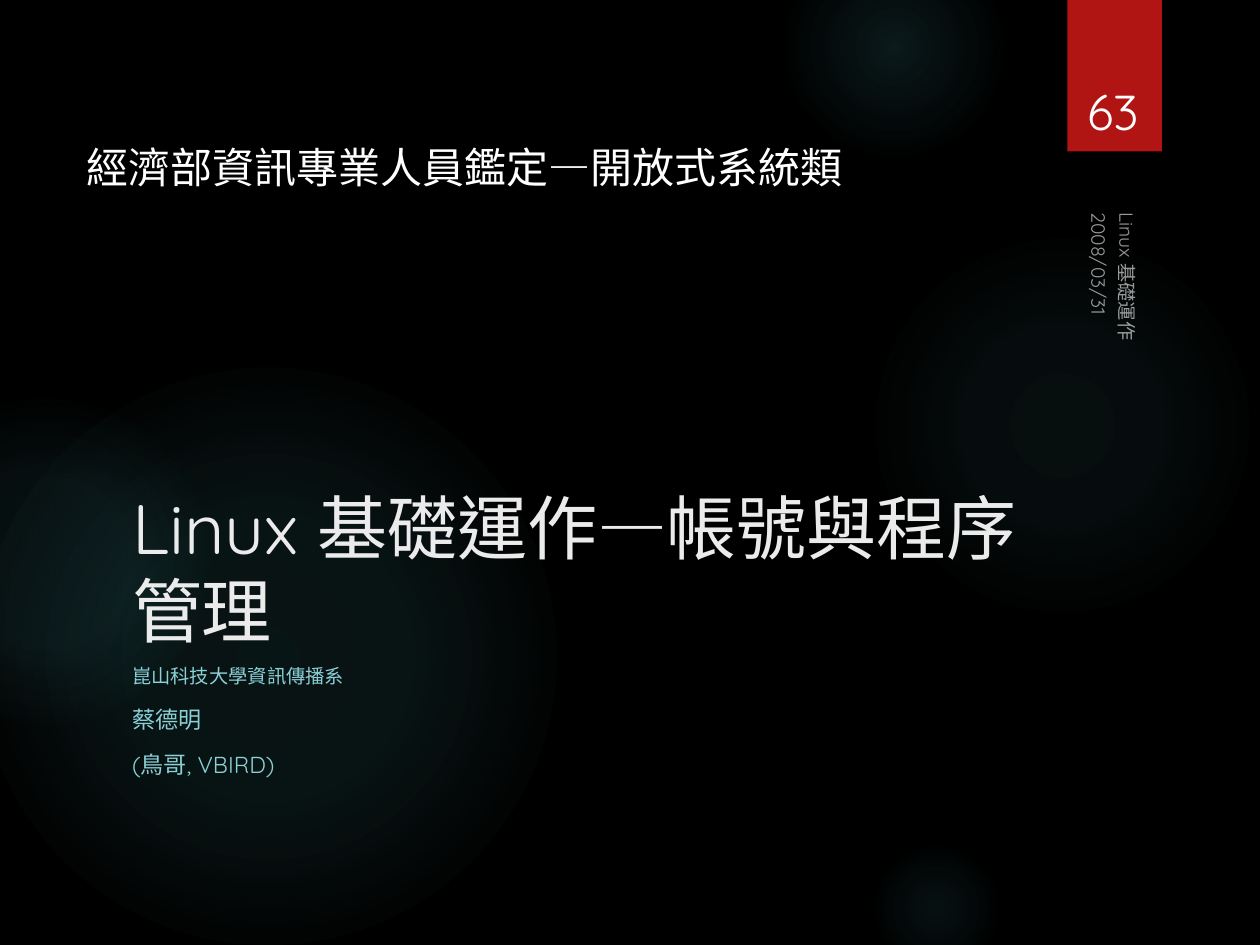
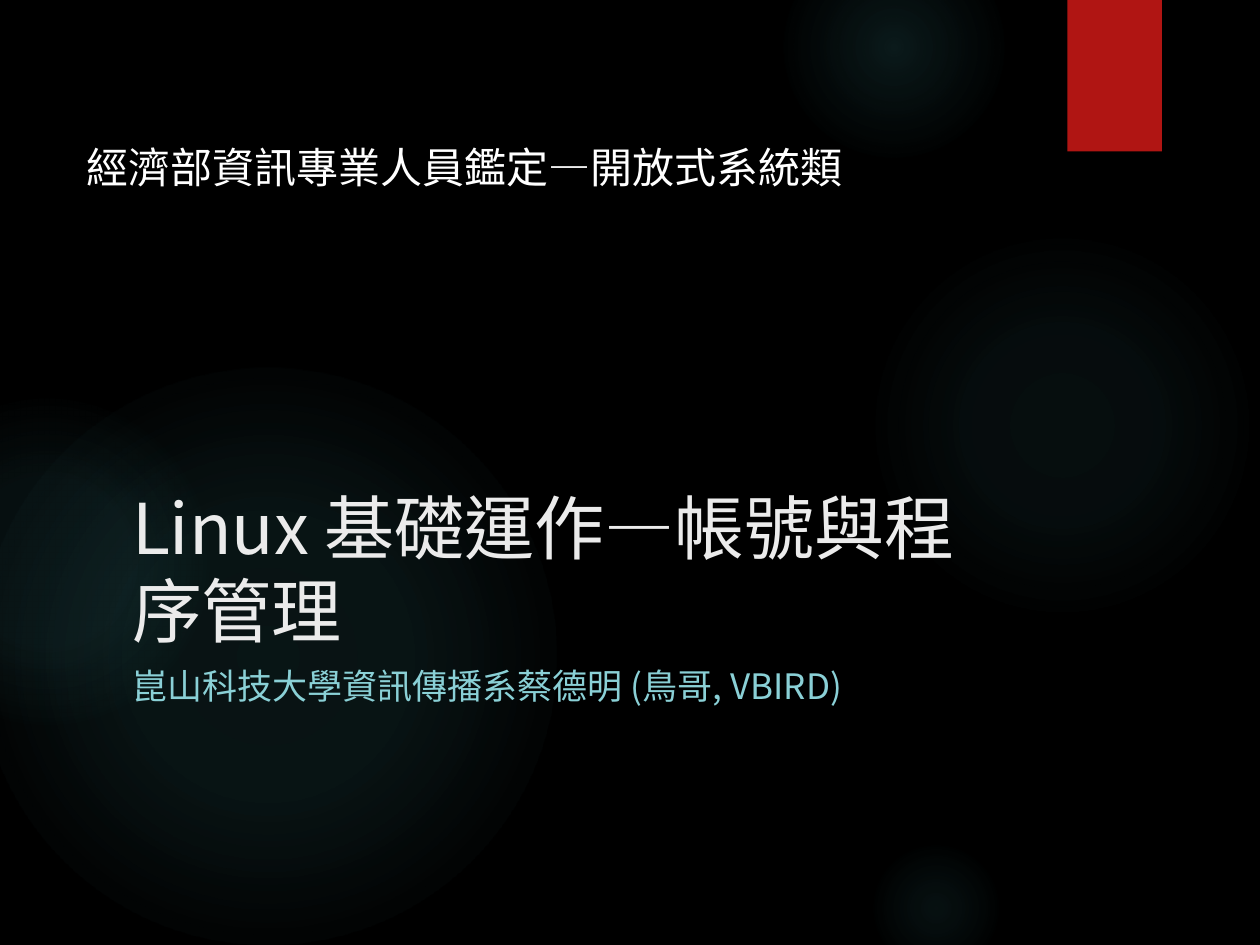
Before and after one commit to MCUITE/IoT, a slide deck: slide 63 of Lab/Lab02-RPi基礎操作與管理.pptx. Drawn at 1260x945 pixels with LibreOffice and Linux fonts; fonts in the diff are those of the drawing; background and template pictures are left out. Boxes give left, top, right and bottom in pixels: in the first picture for what was removed or moved away, otherwise in the second. Text is boxed around its words. In the diff, an @@ line names an element or a change of style, - is before the commit and + after.

```diff
--- a/Lab/Lab02-RPi基礎操作與管理.pptx
+++ b/Lab/Lab02-RPi基礎操作與管理.pptx
@@ page number removed at (1088, 94, 1140, 131) @@
-63
@@ title "Linux 基礎運作—帳號與程序管理" at (132, 495, 954, 643): font Quicksand to Noto Sans CJK SC @@
@@ text removed at (1085, 224, 1114, 312) @@
-2008/03/31
@@ text removed at (1113, 216, 1142, 338) @@
-Linux 基礎運作
@@ subtitle at (132, 669, 842, 706): text changed; size 13.2 to 20 pt; font Quicksand to Noto Sans CJK SC @@
-崑山科技大學資訊傳播系
-蔡德明
-(鳥哥, VBIRD)
+崑山科技大學資訊傳播系蔡德明 (鳥哥, VBIRD)
```
Also in this commit, not shown: 159 other slides changed, 3 slides added, 3 slides removed, 39 other files.
